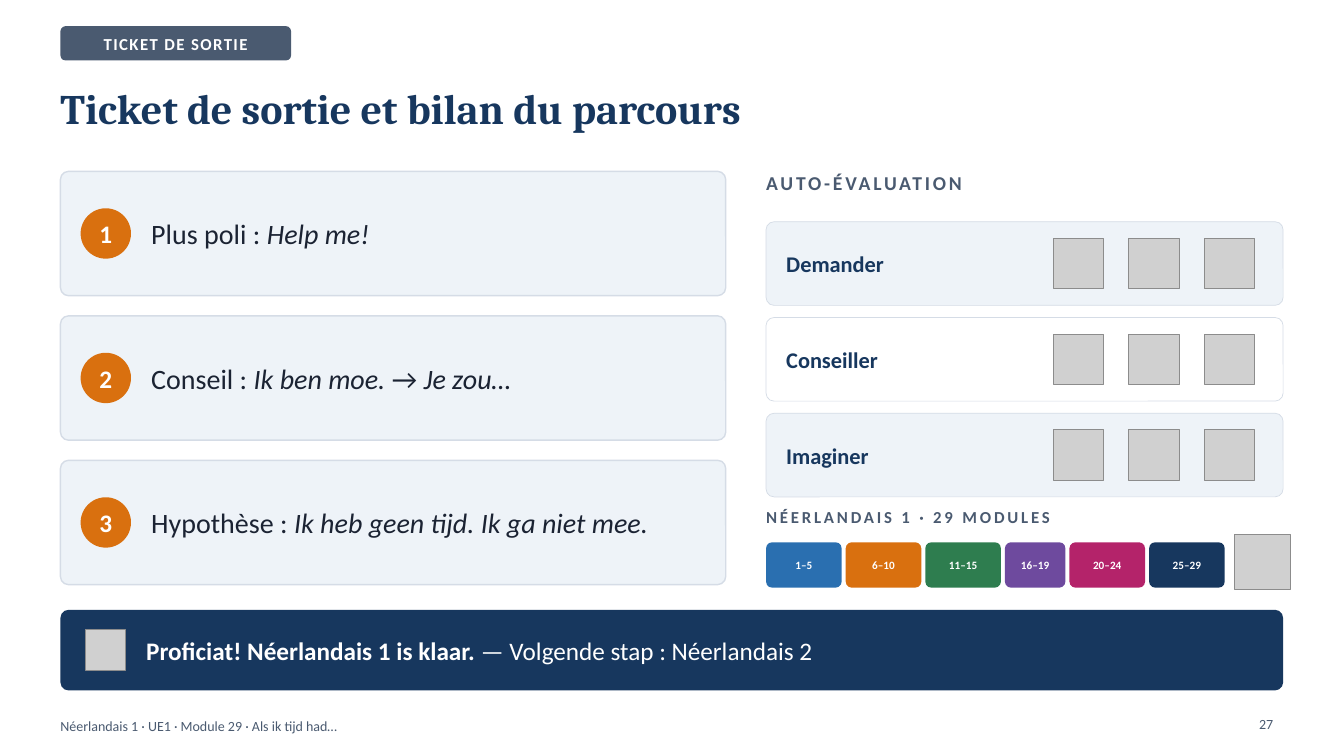
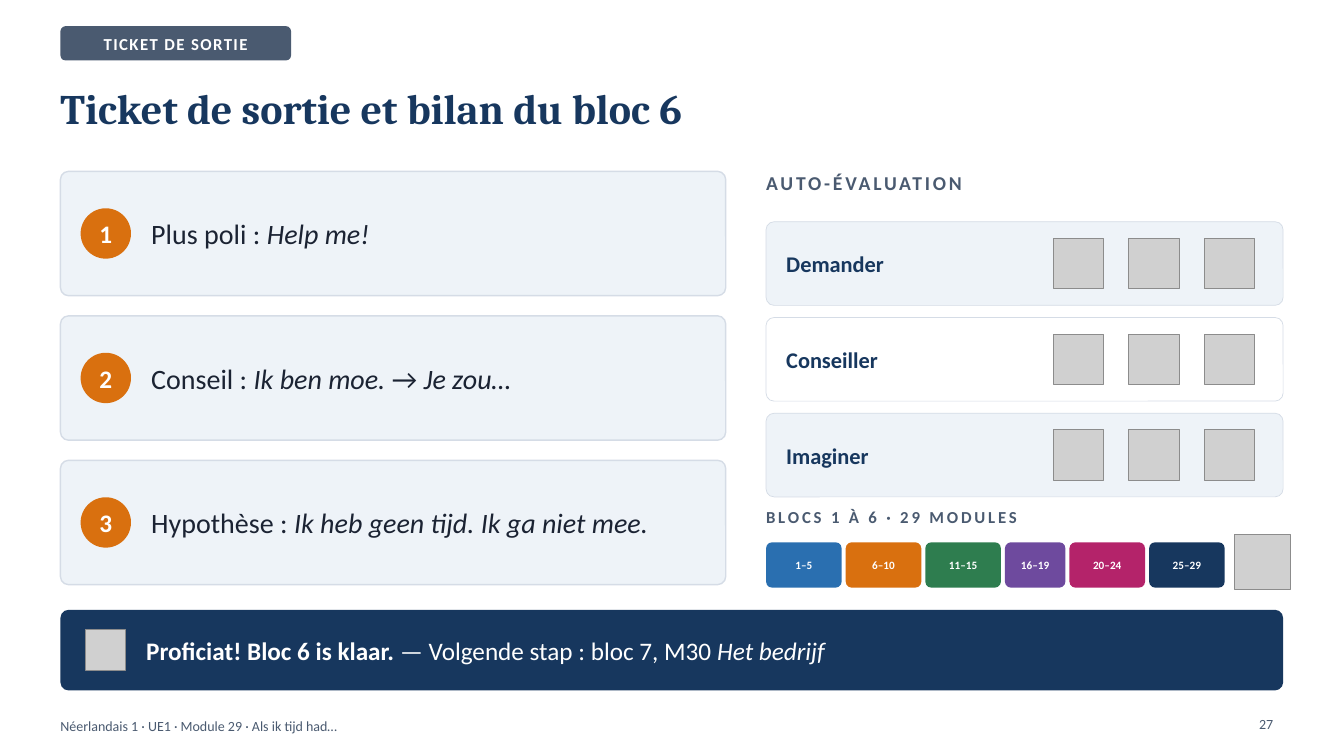
Before and after one commit to ajouniaux/talenleren, a slide deck: slide 27 of neerlandais1/powerpoints/Module_29_Als_ik_tijd_had.pptx. Drawn at 1344x756 pixels with LibreOffice and Linux fonts; fonts in the diff are those of the drawing; grey boxes stand for pictures. Boxes give left, top, right and bottom in pixels: in the first picture for what was removed or moved away, otherwise in the second. Text is boxed around its words. In the diff, an @@ line names an element or a change of style, - is before the commit and + after.

```diff
--- a/neerlandais1/powerpoints/Module_29_Als_ik_tijd_had.pptx
+++ b/neerlandais1/powerpoints/Module_29_Als_ik_tijd_had.pptx
@@ title at bbox=[60, 94, 682, 125]: text changed @@
-Ticket de sortie et bilan du parcours
+Ticket de sortie et bilan du bloc 6
@@ text at bbox=[766, 510, 1016, 523]: text changed @@
-NÉERLANDAIS 1 · 29 MODULES
+BLOCS 1 À 6 · 29 MODULES
@@ text at bbox=[146, 642, 825, 665]: text changed; bold off @@
-Proficiat! Néerlandais 1 is klaar. — Volgende stap : Néerlandais 2
+Proficiat! Bloc 6 is klaar. — Volgende stap : bloc 7, M30 Het bedrijf
```
Also in this commit, not shown: 1 other slide changed, 43 other files.
